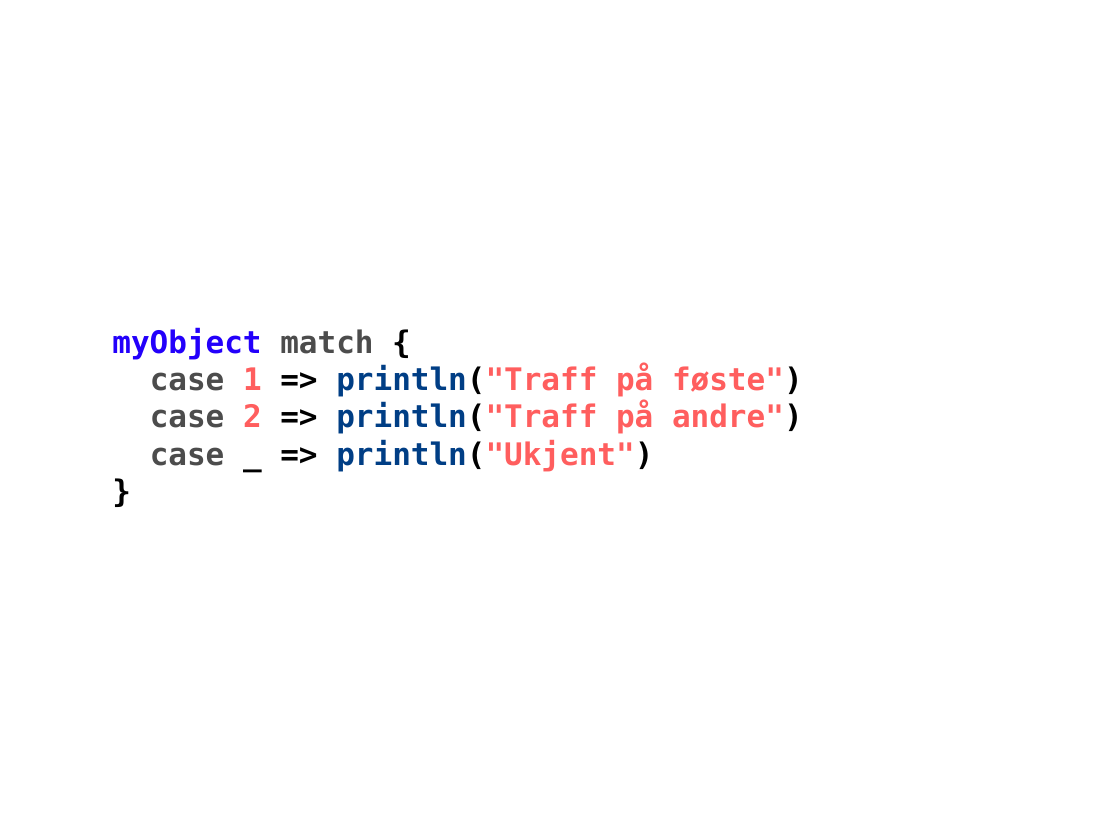
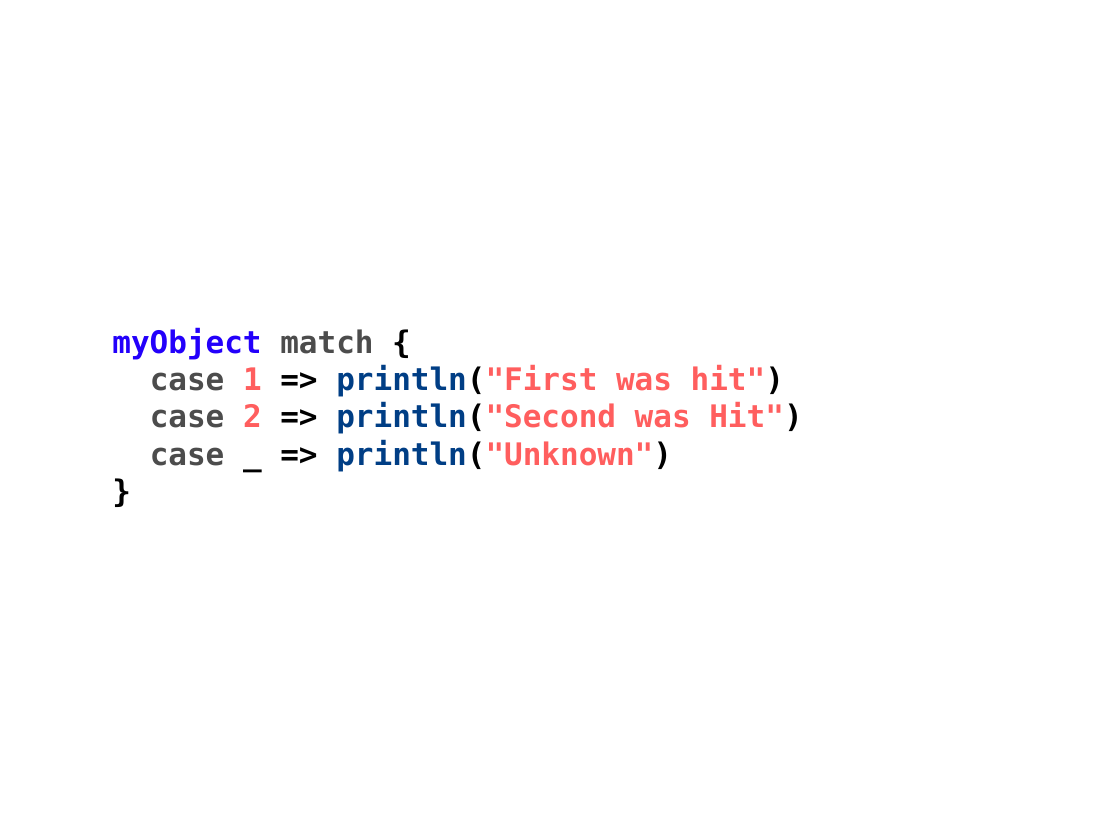
Before and after one commit to javaBin/scala-training-slides, a slide deck: slide 2 of 1.5 - PatternMatching.odp. Drawn at 1120x840 pixels with LibreOffice and Linux fonts; fonts in the diff are those of the drawing; background and template pictures are left out. Boxes give left, top, right and bottom in pixels: in the first picture for what was removed or moved away, otherwise in the second. Text is boxed around its words. In the diff, an @@ line names an element or a change of style, - is before the commit and + after.

```diff
--- a/1.5 - PatternMatching.odp
+++ b/1.5 - PatternMatching.odp
@@ text at (150,365,802,471): text changed @@
-case 1 => println("Traff på føste")
-case 2 => println("Traff på andre")
-case _ => println("Ukjent")
+case 1 => println("First was hit")
+case 2 => println("Second was Hit")
+case _ => println("Unknown")
```
Also in this commit, not shown: 1 other slide changed, 11 other files.
